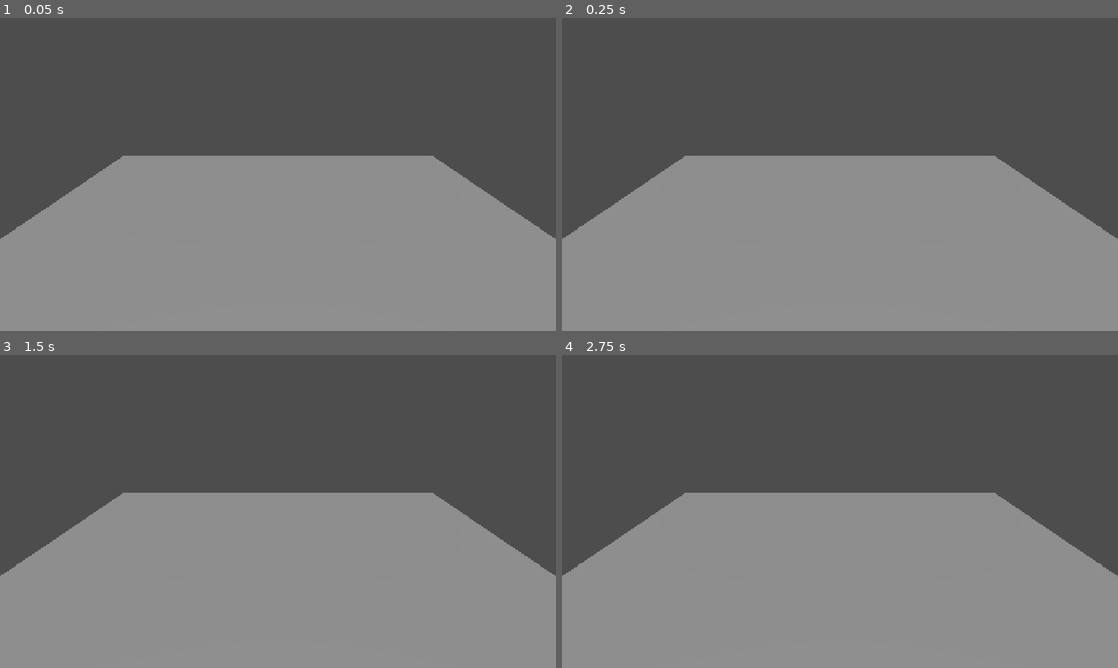
Above: before the commit, frames 1-4 (two rows, left to right).
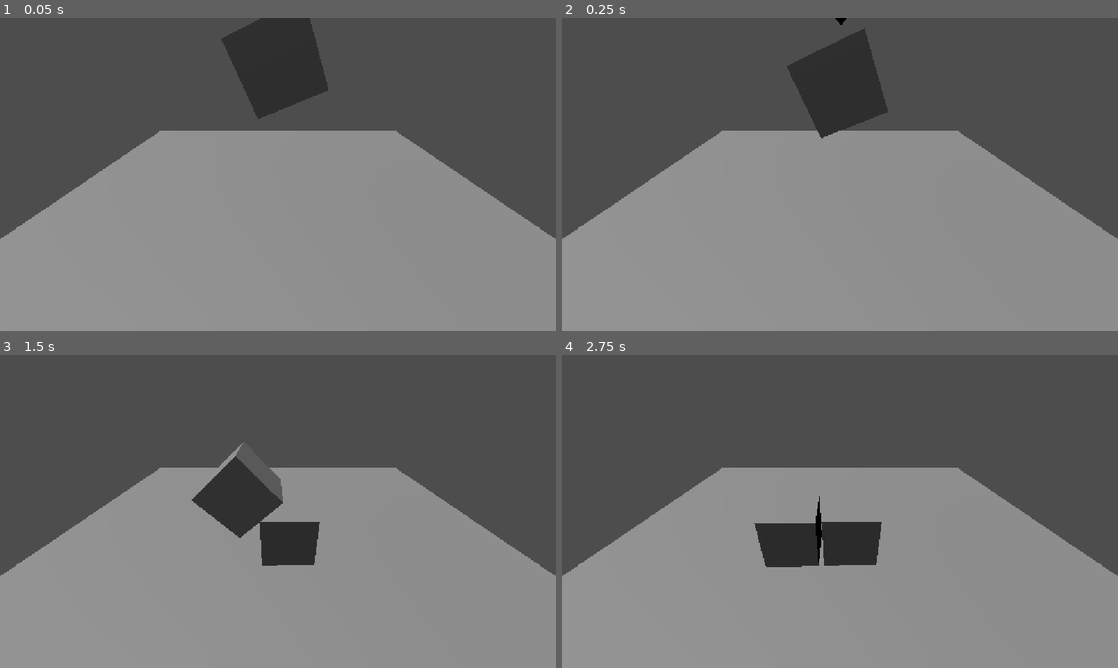
Above: after the commit, the same moments.

Repository: AyanChowdhury07/Between-Seasons
Game: Godot game, scene res://world.tscn
Two runs of this game, one before a commit and one after it. Both use one fixed random seed, a clock stepped at 60 frames per second and the inputs below.
Inputs:
- Up to frame 1 (0.05 s): no input
- Up to frame 2 (0.25 s): no input
- Up to frame 3 (1.5 s): no input
- Up to frame 4 (2.75 s): no input

The runs differ from the first frame. In frame 1, 8.1% of the frame differs, in the area x 22-78%, y 0-44%; in frame 2, 7.7%; in frame 3, 6.6%; in frame 4, 6.9%.

Commit message:
Added block with rigidbody physics

Diff:
--- /dev/null
+++ b/block.tscn
@@ -0,0 +1,13 @@
+[gd_scene format=3 uid="uid://cd1elyd0hxr6j"]
+
+[sub_resource type="BoxMesh" id="BoxMesh_t4ws7"]
+
+[sub_resource type="BoxShape3D" id="BoxShape3D_t4ws7"]
+
+[node name="Block" type="RigidBody3D" unique_id=211678271]
+
+[node name="MeshInstance3D" type="MeshInstance3D" parent="." unique_id=1453345478]
+mesh = SubResource("BoxMesh_t4ws7")
+
+[node name="CollisionShape3D" type="CollisionShape3D" parent="." unique_id=528653996]
+shape = SubResource("BoxShape3D_t4ws7")
--- a/world.tscn
+++ b/world.tscn
@@ -1,4 +1,6 @@
 [gd_scene format=3 uid="uid://dyvt2i6uruwey"]
+
+[ext_resource type="PackedScene" uid="uid://cd1elyd0hxr6j" path="res://block.tscn" id="1_f3sb7"]
 
 [sub_resource type="BoxMesh" id="BoxMesh_t4ws7"]
 size = Vector3(10, 0.5, 10)
@@ -8,10 +10,16 @@
 
 [node name="World" type="Node3D" unique_id=1173020715]
 
+[node name="Block" parent="." unique_id=211678271 instance=ExtResource("1_f3sb7")]
+transform = Transform3D(0.9266885, -0.3758303, 0, 0.3758303, 0.9266885, 0, 0, 0, 1, 0, 3, 0)
+
+[node name="Block2" parent="." unique_id=1275679468 instance=ExtResource("1_f3sb7")]
+transform = Transform3D(0.72257024, 0.69129753, 0, -0.69129753, 0.72257024, 0, 0, 0, 1, 0, 4.470696, 0)
+
 [node name="CharacterBody3D" type="CharacterBody3D" parent="." unique_id=1084005146]
 
 [node name="Camera3D" type="Camera3D" parent="." unique_id=1084903481]
-transform = Transform3D(1, 0, 0, 0, 0.8560693, 0.516861, 0, -0.516861, 0.8560693, 0, 3.1440184, 0.9820143)
+transform = Transform3D(1, 0, 0, 0, 0.8560693, 0.516861, 0, -0.516861, 0.8560693, 0, 3.1440184, 3.3045068)
 
 [node name="TestFloor" type="StaticBody3D" parent="." unique_id=1916912799]
 metadata/_edit_group_ = true
@@ -23,4 +31,4 @@
 shape = SubResource("BoxShape3D_t4ws7")
 
 [node name="DirectionalLight3D" type="DirectionalLight3D" parent="." unique_id=1944940271]
-transform = Transform3D(1, 0, 0, 0, 0.40233508, 0.9154925, 0, -0.9154925, 0.40233508, 0, 4.8542023, 0)
+transform = Transform3D(0.22317325, 0.89240265, -0.3921877, 0, 0.40233505, 0.9154924, 0.97477883, -0.20431346, 0.08979047, -7, 4.8542023, 0)
Not shown, added: .gitignore.txt
